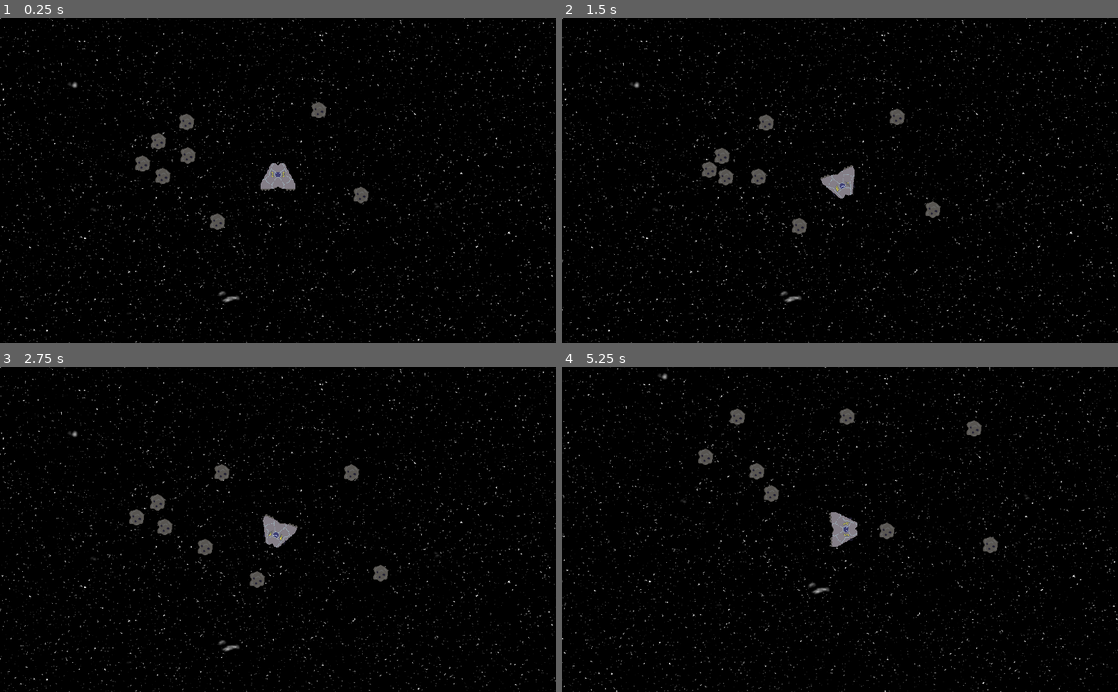
Above: before the commit, frames 1-4 (two rows, left to right).
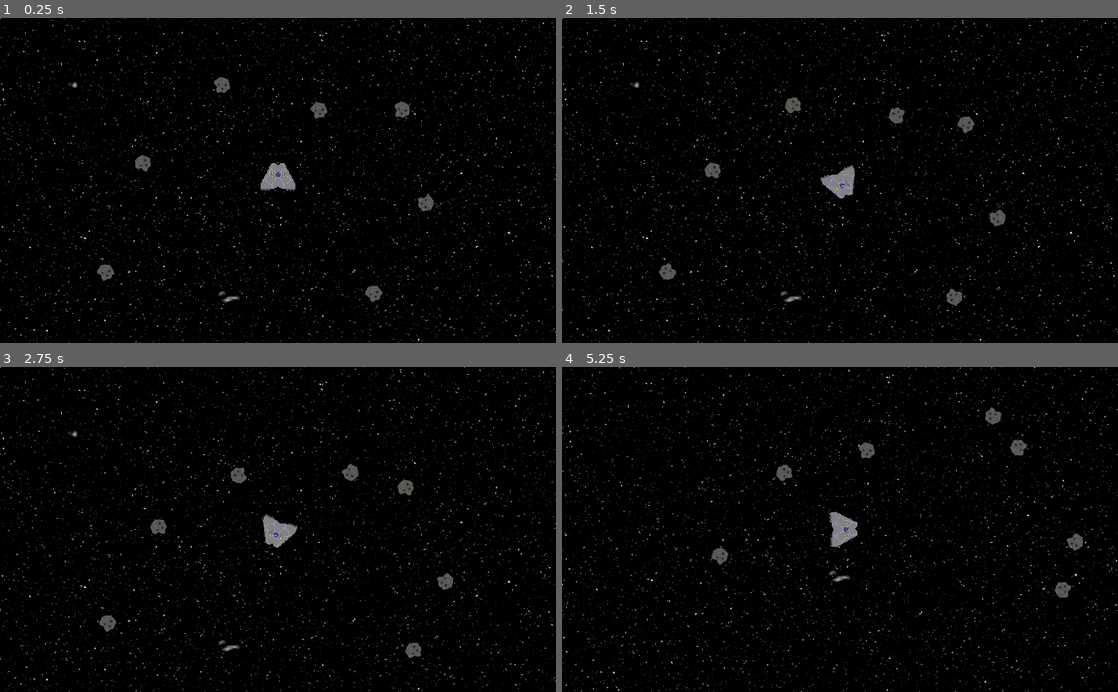
Above: after the commit, the same moments.

Repository: Scimon/godot-experiments
Game: Godot game, scene res://Game.tscn
The game is run twice, just before and just after one commit, with the same random seed, the same clock (stepped at 60 frames per second) and the same inputs.
Inputs:
- Up to frame 1 (0.25 s): no input
- Up to frame 2 (1.5 s): hold Right (ui_right) 0.53-1.28 s; hold Left (ui_left) from 1.28 s (still down)
- Up to frame 3 (2.75 s): release Left (ui_left) at 2.03 s; hold Right (ui_right) from 2.03 s (still down)
- Up to frame 4 (5.25 s): release Right (ui_right) at 2.78 s; hold Up (ui_up) 2.78-3.53 s; hold Left (ui_left) from 3.53 s (still down)

The runs differ from the first frame. In frame 1, 1.2% of the frame differs, in the area x 17-78%, y 18-88%; in frame 2, 1.3%; in frame 3, 1.3%; in frame 4, 6.5%, in the area x 0-100%, y 0-100%.

Commit message:
Spawning and despawning

Diff:
--- a/Spaceship/Asteroid.gd
+++ b/Spaceship/Asteroid.gd
@@ -1,12 +1,14 @@
 extends KinematicBody2D
 
 var velocity : Vector2
+var rotation_speed : float
 onready var shipVelocity = get_node("/root/ShipVelocity")
 
 # Called when the node enters the scene tree for the first time.
 func _ready():
 	randomize()
 	velocity = Vector2(randf(), randf()).normalized() * ( 2 * ( randi() % 20  ) )
+	rotation_speed = .1 - (randf() * .2)
 
 # Called every frame. 'delta' is the elapsed time since the previous frame.
 
@@ -18,3 +20,6 @@
 			collision.collider.collided(collision.normal)
 		else:
 			velocity = velocity.bounce(collision.normal)
+	rotation = rotation + rotation_speed
+	if global_position.distance_to(Vector2(512,300)) > 1000:
+		queue_free()
--- /dev/null
+++ b/Spaceship/Asteroids.gd
@@ -0,0 +1,26 @@
+extends Node2D
+
+export var max_asteroids = 50
+onready var Asteroid = preload("res://Asteroid.tscn")
+onready var shipVelocity = get_node("/root/ShipVelocity")
+var CENTER = Vector2(512,300)
+
+# Called when the node enters the scene tree for the first time.
+func _ready():
+	pass # Replace with function body.
+
+func _process(delta):
+	pass
+
+func _on_Timer_timeout():
+	if $AsteroidGroup.get_child_count() < max_asteroids:
+		var velocity = shipVelocity.SHIP_VELOCITY
+		if velocity.length() == 0:
+			velocity = Vector2.DOWN
+		velocity = velocity.rotated(PI)
+		var target_length = clamp(velocity.length() * 2,750,1200)
+		var target = CENTER + (velocity.normalized() * target_length);
+		target = target + Vector2(randf() * 100, randf() * 100)
+		var asteroid = Asteroid.instance()
+		asteroid.global_position = target
+		$AsteroidGroup.add_child(asteroid)
--- a/Spaceship/Game.tscn
+++ b/Spaceship/Game.tscn
@@ -6,6 +6,7 @@
 [ext_resource path="res://back2.png" type="Texture" id=4]
 [ext_resource path="res://ParallaxBackground.gd" type="Script" id=5]
 [ext_resource path="res://new-back.png" type="Texture" id=6]
+[ext_resource path="res://Asteroids.gd" type="Script" id=7]
 
 [sub_resource type="Gradient" id=1]
 colors = PoolColorArray( 0, 0.406082, 0.886262, 1, 1, 1, 1, 0.0235294 )
@@ -40,6 +41,36 @@
 
 [node name="Game" type="Node2D"]
 
+[node name="Asteroids" type="Node2D" parent="."]
+script = ExtResource( 7 )
+
+[node name="AsteroidGroup" type="Node2D" parent="Asteroids"]
+
+[node name="Asteroid6" parent="Asteroids/AsteroidGroup" instance=ExtResource( 3 )]
+position = Vector2( 405.051, 114.668 )
+
+[node name="Asteroid8" parent="Asteroids/AsteroidGroup" instance=ExtResource( 3 )]
+position = Vector2( 193.23, 467.922 )
+
+[node name="Asteroid7" parent="Asteroids/AsteroidGroup" instance=ExtResource( 3 )]
+position = Vector2( 259.037, 265.102 )
+
+[node name="Asteroid5" parent="Asteroids/AsteroidGroup" instance=ExtResource( 3 )]
+position = Vector2( 739.486, 162.534 )
+
+[node name="Asteroid2" parent="Asteroids/AsteroidGroup" instance=ExtResource( 3 )]
+position = Vector2( 679.877, 505.72 )
+
+[node name="Asteroid3" parent="Asteroids/AsteroidGroup" instance=ExtResource( 3 )]
+position = Vector2( 781.796, 336.01 )
+
+[node name="Asteroid4" parent="Asteroids/AsteroidGroup" instance=ExtResource( 3 )]
+position = Vector2( 580.581, 166.674 )
+
+[node name="Timer" type="Timer" parent="Asteroids"]
+wait_time = 0.25
+autostart = true
+
 [node name="PlayerShip" type="KinematicBody2D" parent="."]
 position = Vector2( 512, 300 )
 script = ExtResource( 2 )
@@ -66,27 +97,6 @@
 local_coords = false
 process_material = SubResource( 5 )
 
-[node name="Asteroid7" parent="." instance=ExtResource( 3 )]
-position = Vector2( 259.037, 265.102 )
-
-[node name="Asteroid6" parent="." instance=ExtResource( 3 )]
-position = Vector2( 342.193, 244.874 )
-
-[node name="Asteroid5" parent="." instance=ExtResource( 3 )]
-position = Vector2( 290.501, 220.902 )
-
-[node name="Asteroid" parent="." instance=ExtResource( 3 )]
-position = Vector2( 336.529, 190.488 )
-
-[node name="Asteroid2" parent="." instance=ExtResource( 3 )]
-position = Vector2( 392.526, 373.269 )
-
-[node name="Asteroid3" parent="." instance=ExtResource( 3 )]
-position = Vector2( 660.57, 320.296 )
-
-[node name="Asteroid4" parent="." instance=ExtResource( 3 )]
-position = Vector2( 580.581, 166.674 )
-
 [node name="ParallaxBackground" type="ParallaxBackground" parent="."]
 scroll_limit_begin = Vector2( 1024, 600 )
 scroll_ignore_camera_zoom = true
@@ -104,6 +114,4 @@
 
 [node name="Sprite" type="Sprite" parent="ParallaxBackground/ParallaxLayer2"]
 texture = ExtResource( 4 )
-
-[node name="Asteroid8" parent="." instance=ExtResource( 3 )]
-position = Vector2( 298.742, 290.573 )
+[connection signal="timeout" from="Asteroids/Timer" to="Asteroids" method="_on_Timer_timeout"]
Not shown: 1 places in Spaceship/Game.tscn that only renumber resources
